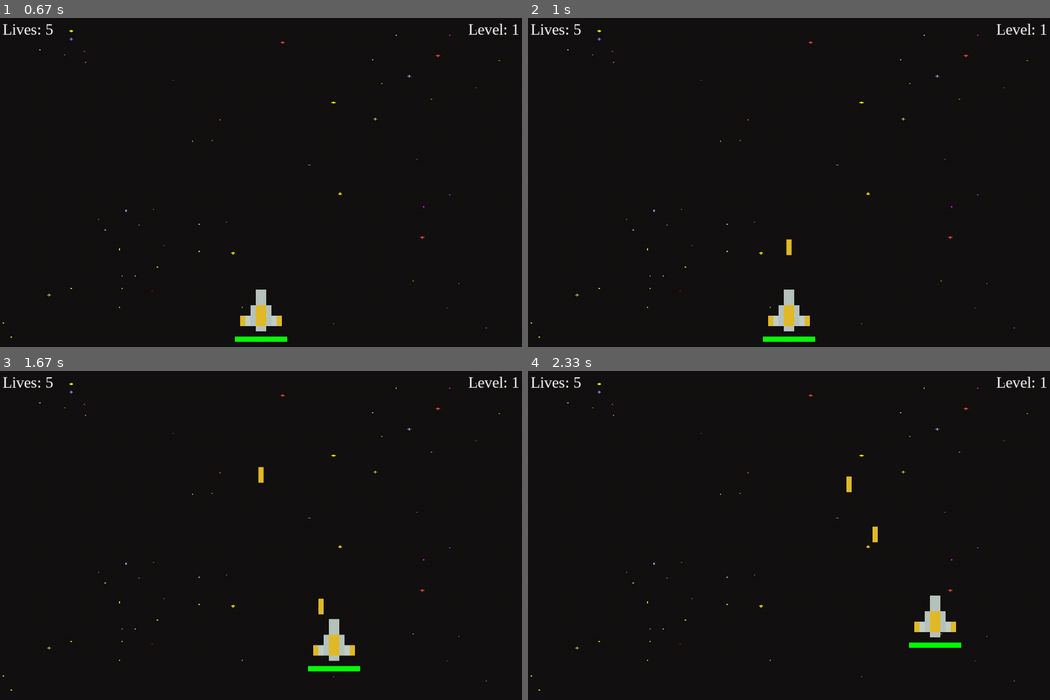
Above: before the commit, frames 1-4 (two rows, left to right).
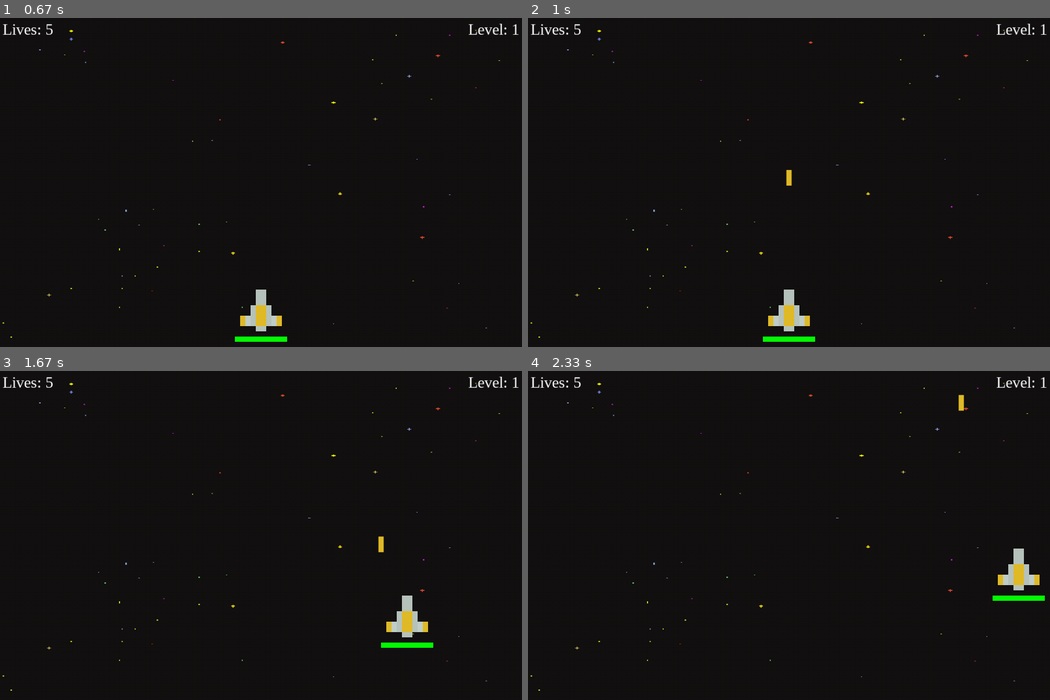
Above: after the commit, the same moments.

Repository: aaarrohii/SpaceShipCombat-Pygame
Game: pygame game, started from main.py
Two runs of this game, one before a commit and one after it. Both use one fixed random seed, a clock stepped at 60 frames per second and the inputs below.
Inputs:
- Up to frame 1 (0.67 s): click "Level: 0" at 0.38 s
- Up to frame 2 (1 s): tap Space at 0.67 s
- Up to frame 3 (1.67 s): hold D 1-1.47 s; tap Space at 1.07, 1.37, 1.57 s; hold W from 1.5 s (still down)
- Up to frame 4 (2.33 s): release W at 1.8 s; hold D 1.83-2.3 s; tap Space at 1.9, 2.2 s

Frame 1 is identical in both runs. In frame 2, 0.1% of the frame differs, in the area x 49-51%, y 46-73%; in frame 3, 1.5%, in the area x 49-83%, y 29-92%; in frame 4, 1.5%.

Commit message:
Update main.py

Diff:
--- a/main.py
+++ b/main.py
@@ -155,8 +155,8 @@
     wave_length = 5
     enemy_vel = 1
 
-    player_vel = 5
-    laser_vel = 6
+    player_vel = 10
+    laser_vel = 13
 
     player = Player(450, 510)
 
